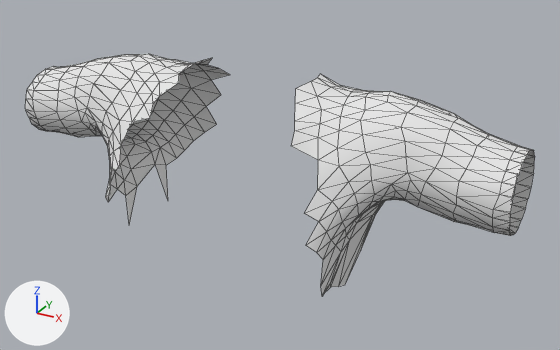
What one commit did to the glTF model viewer/public/equipment/Female/ShellV1/shell_v1_arm_upper.glb.
One viewpoint serves both versions: a 50 mm lens placed at (0.429, -0.673, 1.728), pointed at (0.034, 0.045, 1.369). Arrows for +X, +Y and +Z are at lower left; the lights stay in place. The picture after the commit comes second. Mesh edges are drawn as thin lines. Where no turn or scale is listed for an object, it has been applied to the vertices. Vertices at exactly the same position are counted once.

Objects in the first picture: 'shell_v1_arm_upper'.
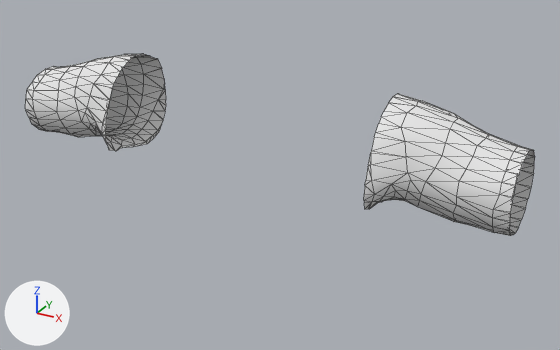
Where the change shows, as pixel boxes (x1, y1, x2, y2) in the pictures (560 x 350 px; the box of a moved part takes in the faces that stretch with it):
'shell_v1_arm_upper', reshaped (25% shorter): before (25, 54, 535, 296); after (25, 54, 535, 236)
part 1 of me_shell_v1_arm_upper, deleted: before (112, 54, 373, 294)
part 2 of me_shell_v1_arm_upper, moved or reshaped: before (291, 74, 422, 296); after (364, 94, 422, 209)
part 3 of me_shell_v1_arm_upper, moved or reshaped: before (90, 54, 230, 225); after (90, 54, 166, 151)

The change, as a diff of the scene's bpy script:
```diff
--- a/viewer/public/equipment/Female/ShellV1/shell_v1_arm_upper.glb.py
+++ b/viewer/public/equipment/Female/ShellV1/shell_v1_arm_upper.glb.py
@@ me_shell_v1_arm_upper @@
 # used by ob_shell_v1_arm_upper; location = (0.0, 0.0, 0.0)
-me_shell_v1_arm_upper.from_pydata(...)  # 818 vertices, 844 faces; spans x -0.305..0.305, y -0.067..0.128, z 1.265..1.488
+me_shell_v1_arm_upper.from_pydata(...)  # 630 vertices, 636 faces; spans x -0.305..0.305, y -0.021..0.1, z 1.367..1.484
+# me_shell_v1_arm_upper part 1: 14 loose pieces with 68 vertices, spanning x -0.16..0.149, y -0.056..0.12, z 1.265..1.488, are deleted
+# me_shell_v1_arm_upper part 2: 11 vertices moved from x 0.131..0.164, y -0.009..0.11, z 1.358..1.484 to x 0.165, y -0.013..0.1, z 1.367..1.484; 124 vertices removed from x 0.067..0.164, y -0.067..0.128, z 1.29..1.488; 58 vertices added at x 0.165..0.167, y -0.021..0.1, z 1.367..1.484
+# me_shell_v1_arm_upper part 3: 10 vertices moved from x -0.164..-0.131, y -0.009..0.11, z 1.398..1.484 to x -0.165, y -0.013..0.1, z 1.398..1.484; 110 vertices removed from x -0.164..-0.074, y -0.067..0.128, z 1.294..1.484; 56 vertices added at x -0.165, y -0.021..0.1, z 1.367..1.484
 me_shell_v1_arm_upper.materials.append(mat_material_0_009)
```
